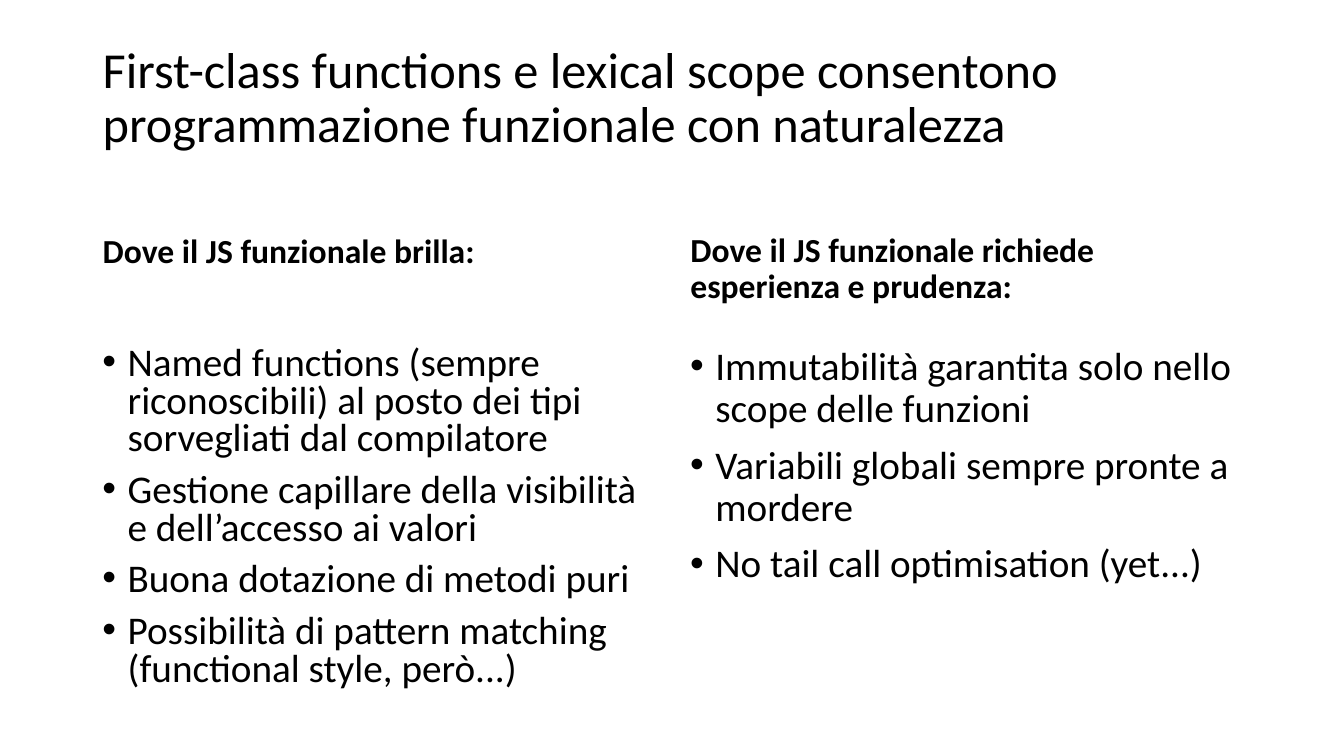
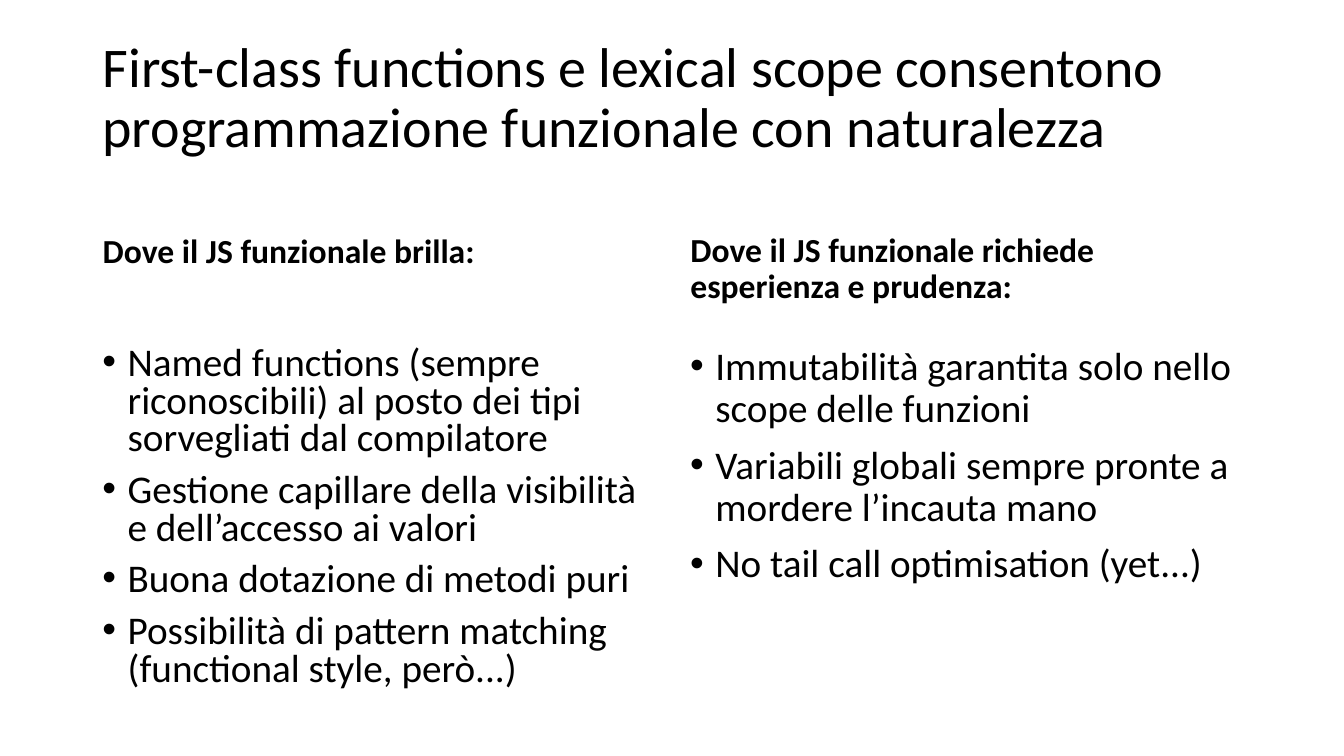
Before and after one commit to Muzietto/funzionale-alla-statale, a slide deck: slide 9 of funzionale-alla-statale.ppt (slide 6 before the commit). Drawn at 1344x756 pixels with LibreOffice and Linux fonts; fonts in the diff are those of the drawing. Boxes give left, top, right and bottom in pixels: in the first picture for what was removed or moved away, otherwise in the second. Text is boxed around its words. In the diff, an @@ line names an element or a change of style, - is before the commit and + after.

Commit message:
feedback after first dry run

```diff
--- a/funzionale-alla-statale.ppt
+++ b/funzionale-alla-statale.ppt
@@ title "First-class functions e lexical scope ..." at box(103, 48, 1163, 157): size 36 to 40 pt @@
@@ text at box(715, 451, 1229, 522): text changed @@
-• Variabili globali sempre pronte a mordere
+• Variabili globali sempre pronte a mordere l’incauta mano
```
Also in this commit, not shown: 7 other slides changed, 5 slides added, 14 other files.
